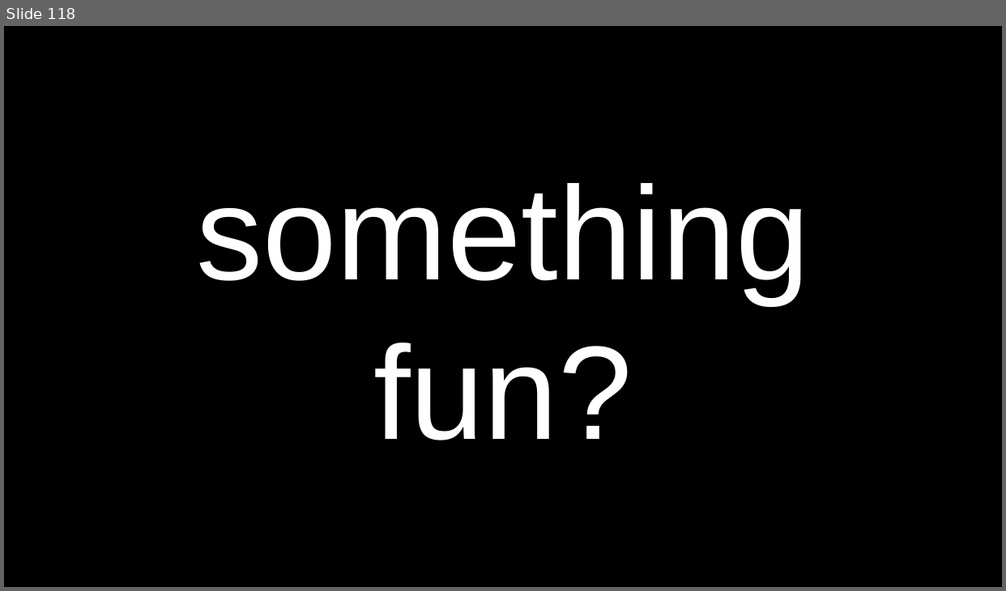
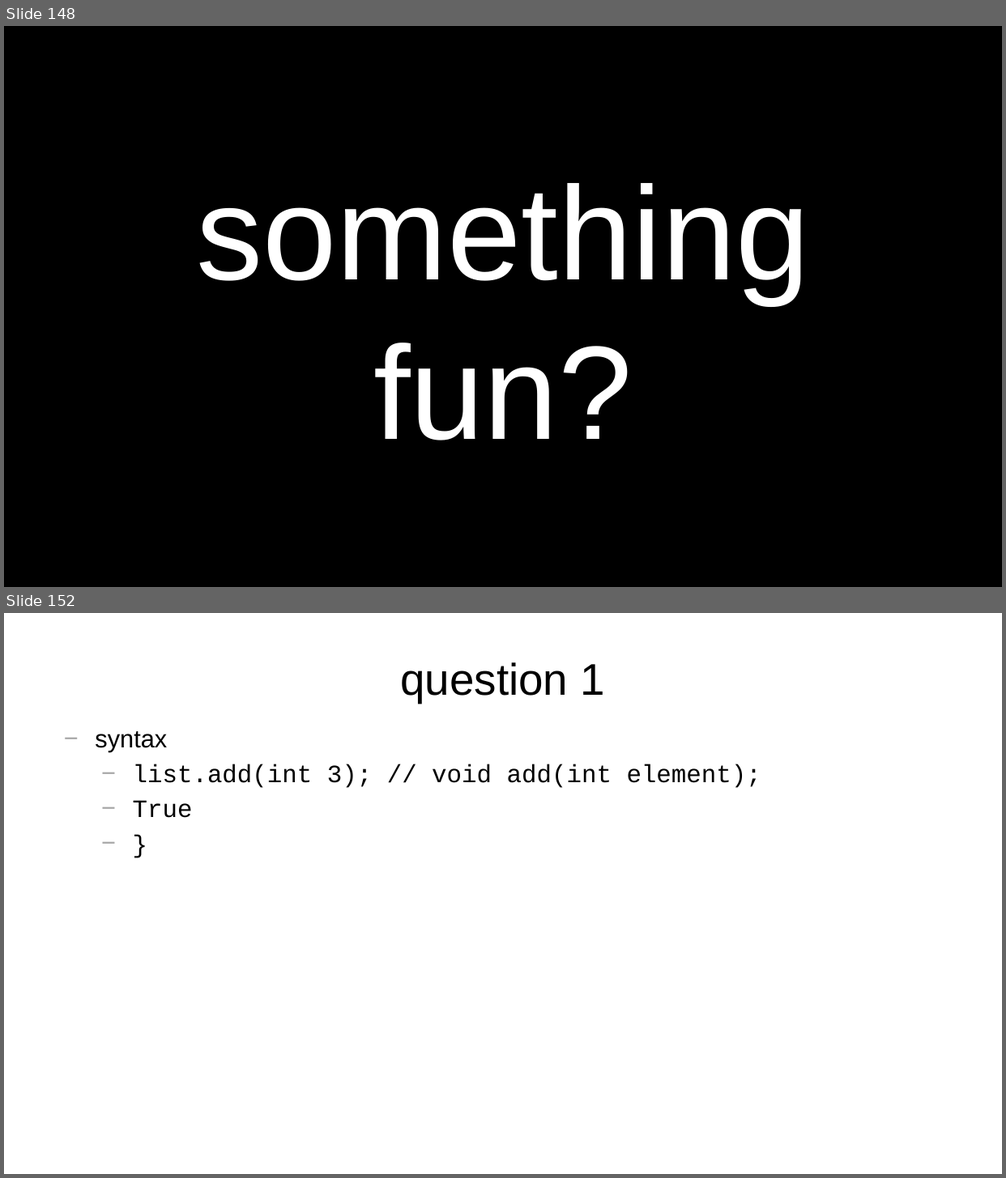
Before and after one commit to james-bern/CS136-SLIDES, a slide deck: WeekXX2.pptx. Shown one above the other, each under a label of ours: slide 118 before the commit, slides 148 and 152 after it; the slides between them are not shown. The pictures are 1006x591 and 1006x1178 pixels, drawn with LibreOffice and Linux fonts; fonts in the diff are those of the drawing. Boxes give left, top, right and bottom in pixels: in the first picture for what was removed or moved away, otherwise in the second. Text is boxed around its words. In the diff, an @@ line names an element or a change of style, - is before the commit and + after.

```diff
--- a/WeekXX2.pptx
+++ b/WeekXX2.pptx
@@ slide 152 added at [4, 613, 1002, 1174], background #FFFFFF @@
@@ title added at [401, 662, 605, 703], 32 pt, text #000000 @@
+question 1
@@ text added at [95, 731, 761, 818], 18 pt, text #000000 @@
+− syntax
+  − list.add(int 3); // void add(int element);
+  − True
+  − }
@@ what was slide 118 is now slide 148 @@
```
Also in this commit, not shown: 43 other slides added.
